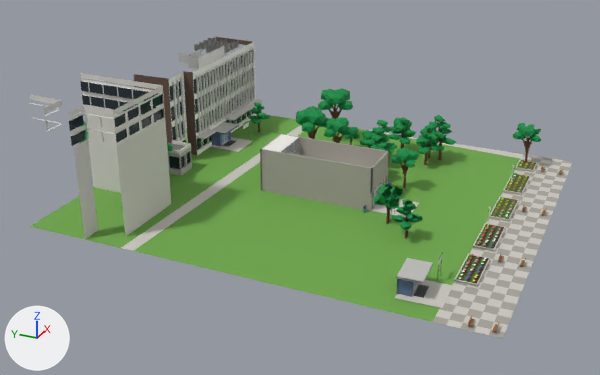
A saved change to the FBX model unity/KatsushikaCampusDays/Assets/Models/Interiors/research2.fbx.
Both versions are drawn from a camera (50 mm lens) standing at (-132.0, -39.8, 66.3) and looking at (-3.3, 18.2, 2.0). Every picture has the same lights, and +X, +Y and +Z are marked at lower left. The picture after the commit comes second. Where no turn or scale is listed for an object, it has been applied to the vertices.

Names of what the first picture shows: 'ext_research2', 'ext_research2_trees', 'wall_research2' and 1 more.
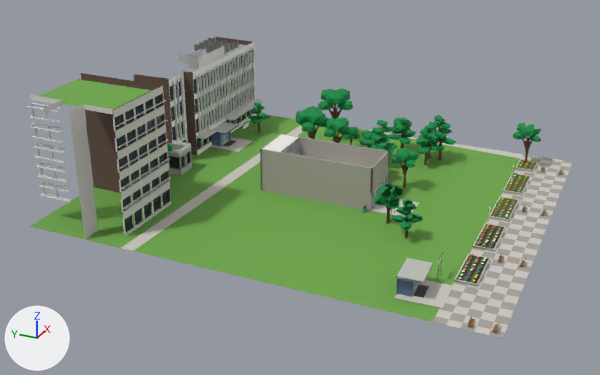
Where the change shows, as pixel boxes (x1, y1, x2, y2) in the pictures (600 x 375 px; the box of a moved part takes in the faces that stretch with it):
'ext_research2', reshaped: before (29, 37, 572, 339); after (27, 37, 572, 339)
part 1 of me_ext_research2, moved or reshaped: before (46, 120, 61, 130); after (37, 143, 50, 155)
part 2 of me_ext_research2, moved or reshaped: before (87, 128, 101, 139); after (34, 123, 48, 136)
part 3 of me_ext_research2, moved or reshaped: before (86, 113, 100, 124); after (48, 126, 62, 138)
part 4 of me_ext_research2, moved or reshaped: before (100, 116, 114, 127); after (31, 103, 44, 116)
part 5 of me_ext_research2, reshaped: before (29, 79, 171, 239); after (27, 79, 171, 239)
part 6 of me_ext_research2, recoloured (light grey to brown): (81, 73, 163, 89) in both

The edits, one by one:
me_ext_research2 is used by ob_ext_research2; location (0.0, 0.0, 0.0).
me_ext_research2 had 4042 vertices, 1966 faces and spanned x -33.5..35.5, y -26.0..56.2, z 0.0..22.7.
me_ext_research2 now has 4256 vertices, 2068 faces and spans x -33.5..35.5, y -26.0..56.2, z 0.0..22.7.
me_ext_research2 part 1: the loose piece of 6 vertices spanning x -29.5..-29.2, y 49.9..53.0, z 16.8..18.6 is scaled about its middle by (0.999, 0.861, 1.21), then moved by (0.0, 2.8, -4.8).
me_ext_research2 part 2: the loose piece of 6 vertices spanning x -29.8..-29.5, y 41.7..44.3, z 16.8..18.6 is scaled about its middle by (1, 1.02, 1.21), then moved by (0.3, 11.3, -1.1).
me_ext_research2 part 3: the loose piece of 6 vertices spanning x -29.8..-29.5, y 41.7..44.3, z 19.4..21.2 is scaled about its middle by (1, 1.02, 1.21), then moved by (0.3, 8.3, -3.7).
me_ext_research2 part 4: the loose piece of 6 vertices spanning x -29.9..-29.5, y 38.8..41.4, z 19.4..21.2 is scaled about its middle by (1, 1.02, 1.21), then moved by (0.4, 14.2, -0.1).
me_ext_research2 part 5: 1 vertex moved from x -15.6, y 38.6, z 16.4 to x -15.6, y 38.6, z 0.4; 206 vertices removed from x -33.5..-15.4, y 38.6..56.2, z 16.4..21.6; 432 vertices added at x -33.5..-15.6, y 38.1..56.2, z 0.4..21.8.
me_ext_research2 part 6: 1 face spanning x -15.6..-15.4, y 38.6..56.2, z 21.8..22.7 switches from mat_concrete_light (light grey #d8d6d0) to mat_brick_red (brown #654f44).
Other edits to the shape of me_ext_research2 do not show in these pictures.
